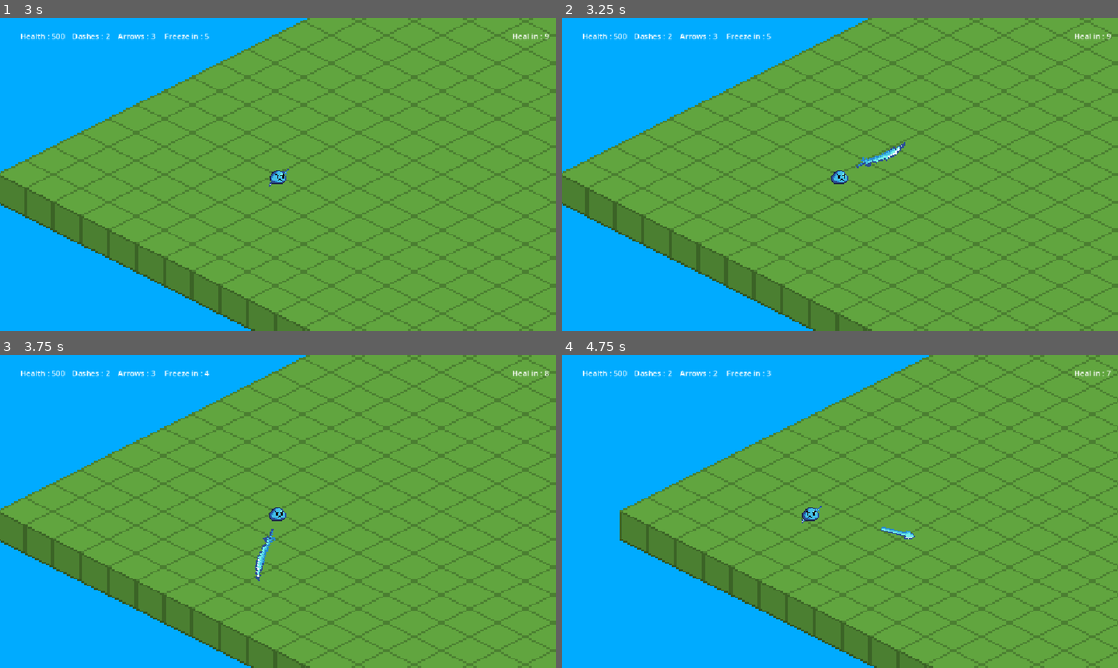
Above: before the commit, frames 1-4 (two rows, left to right).
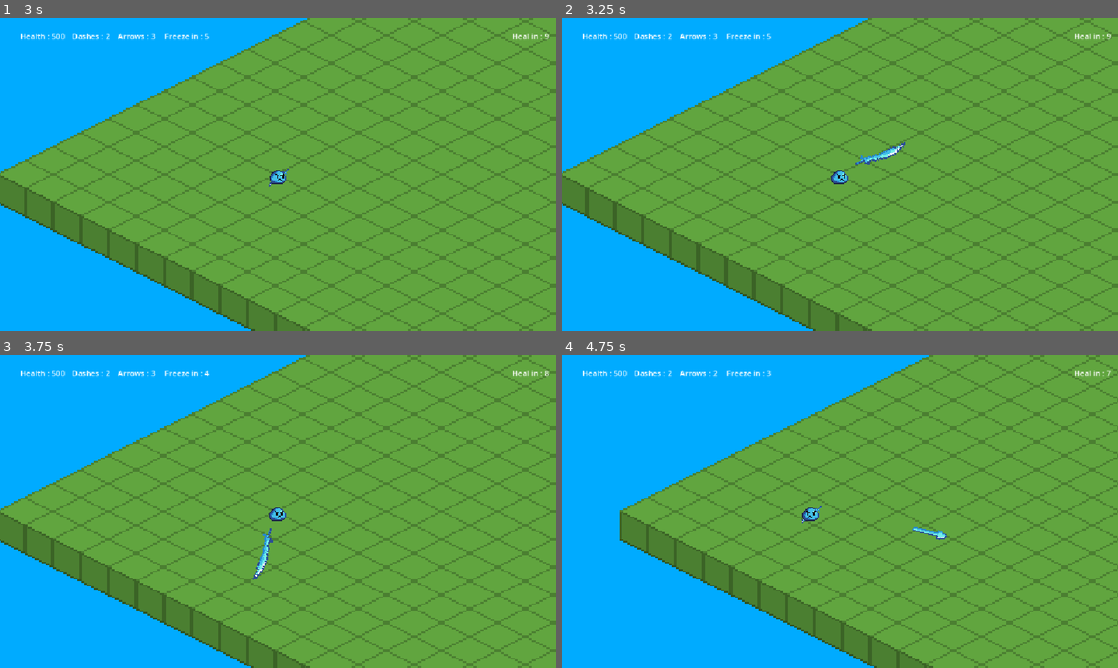
Above: after the commit, the same moments.

Repository: BelloLeSlime/Le-D-ch-ance-Du-Slime-Le-Plus-Faible-De-SlimeCity
Game: Godot game, scene res://scenes/main.tscn
The game is run twice, just before and just after one commit, with the same random seed, the same clock (stepped at 60 frames per second) and the same inputs.
Inputs (mouse positions are in pixels of both pictures, inside the frame that each line leads up to):
- Up to frame 1 (3 s): click "Play" at 0.5 s; tap Enter at 1.25 s; move the mouse to (400, 158) at 1.27 s; hold D (d) 1.28-2.03 s; tap Q (a) at 1.35 s; move the mouse to (166, 190) at 2.02 s; tap D (d) at 2.1 s; tap E (e) at 2.3, 2.85 s; move the mouse to (333, 105) at 2.77 s
- Up to frame 2 (3.25 s): click (895, 105) at 3.05 s
- Up to frame 3 (3.75 s): move the mouse to (250, 574) at 3.52 s; click (250, 574) at 3.6 s
- Up to frame 4 (4.75 s): tap A (q) at 3.8 s; move the mouse to (1006, 558) at 4.27 s; hold A (q) from 4.28 s (still down); right-click (1006, 558) at 4.55 s

Frame 1 is identical in both runs. In frame 2, 0.2% of the frame differs, in the area x 52-62%, y 40-48%; in frame 3, 0.2%, in the area x 45-50%, y 55-73%; in frame 4, 0.2%.

Commit message:
Fix misc bugs

Diff:
--- a/scenes/arrow.tscn
+++ b/scenes/arrow.tscn
@@ -1,12 +1,14 @@
 [gd_scene load_steps=4 format=3 uid="uid://bkabo36tbh6wi"]
 
-[ext_resource type="Script" path="res://scripts/arrow.gd" id="1_uehee"]
+[ext_resource type="Script" uid="uid://dq65ltu8mgfmx" path="res://scripts/arrow.gd" id="1_uehee"]
 [ext_resource type="Texture2D" uid="uid://dpjrvgjnmhgd2" path="res://assets/textures/arrow.png" id="2_6c7w0"]
 
 [sub_resource type="RectangleShape2D" id="RectangleShape2D_evxlc"]
 size = Vector2(43, 6)
 
 [node name="Arrow" type="Area2D"]
+z_index = 1
+scale = Vector2(2, 2)
 collision_layer = 8
 collision_mask = 2
 script = ExtResource("1_uehee")
--- a/scenes/freeze.tscn
+++ b/scenes/freeze.tscn
@@ -1,13 +1,14 @@
 [gd_scene load_steps=4 format=3 uid="uid://b6crq6g41ukdf"]
 
-[ext_resource type="Script" path="res://scripts/freeze.gd" id="1_eveti"]
+[ext_resource type="Script" uid="uid://dje065ytmuju7" path="res://scripts/freeze.gd" id="1_eveti"]
 [ext_resource type="Texture2D" uid="uid://ch8k2efw8fqgg" path="res://assets/textures/freeze.png" id="2_xa5ue"]
 
 [sub_resource type="CircleShape2D" id="CircleShape2D_8lv4h"]
 radius = 143.283
 
 [node name="Freeze" type="Area2D"]
-z_index = -1
+z_index = 1
+scale = Vector2(2, 2)
 collision_layer = 8
 collision_mask = 2
 script = ExtResource("1_eveti")
--- a/scenes/melee.tscn
+++ b/scenes/melee.tscn
@@ -22,11 +22,18 @@
 one_shot = true
 autostart = true
 
-[node name="Sprite2D" type="Sprite2D" parent="."]
+[node name="Normal" type="Sprite2D" parent="."]
 texture_filter = 1
-position = Vector2(31.782982, -1.2664282)
+position = Vector2(31.78298, -2.9999986)
 rotation = 0.7362341
-scale = Vector2(2.007682, 2.1985576)
+scale = Vector2(2.1, 2.1)
+texture = ExtResource("2_gfgjl")
+
+[node name="Reverse" type="Sprite2D" parent="."]
+texture_filter = 1
+position = Vector2(31.78298, 2.999999)
+rotation = 2.456348
+scale = Vector2(-2.1, 2.1)
 texture = ExtResource("2_gfgjl")
 
 [connection signal="timeout" from="DisapeerCooldown" to="." method="_on_disapeer_cooldown_timeout"]
--- a/scripts/bello.gd
+++ b/scripts/bello.gd
@@ -71,7 +71,8 @@
 		var mouse_pos = get_global_mouse_position()
 		var dir = (mouse_pos - global_position).normalized()
 		var arrow = arrow_preload.instantiate()
-		add_child(arrow)
+		get_tree().current_scene.add_child(arrow)
+		arrow.global_position = global_position
 		arrow.dir = dir
 		arrow.rotation = dir.angle()
 		$ArrowCooldown.start()
@@ -79,7 +80,8 @@
 	if Input.is_action_just_pressed("e") and can_freeze:
 		can_freeze = false
 		var freeze = freeze_preload.instantiate()
-		add_child(freeze)
+		get_tree().current_scene.add_child(freeze)
+		freeze.global_position = global_position
 
 		$FreezeCooldown.start()
 
--- a/scripts/melee.gd
+++ b/scripts/melee.gd
@@ -15,6 +15,11 @@
 func setup(direction: Vector2, reverse: bool = false):
 	dir_angle = direction.angle()
 	direction_sign = -1 if reverse else 1
+
+	if reverse:
+		$Normal.visible = false
+	else:
+		$Reverse.visible = false
 
 	start_angle = dir_angle - (angle_range / 2) * direction_sign
 	rotation = start_angle
--- a/scripts/protector_enemy.gd
+++ b/scripts/protector_enemy.gd
@@ -57,7 +57,7 @@
 			if body.name == "Bello":
 				mode = "active"
 
-		move_and_slide()
+	move_and_slide()
 
 func damage():
 	if can_be_damaged:
